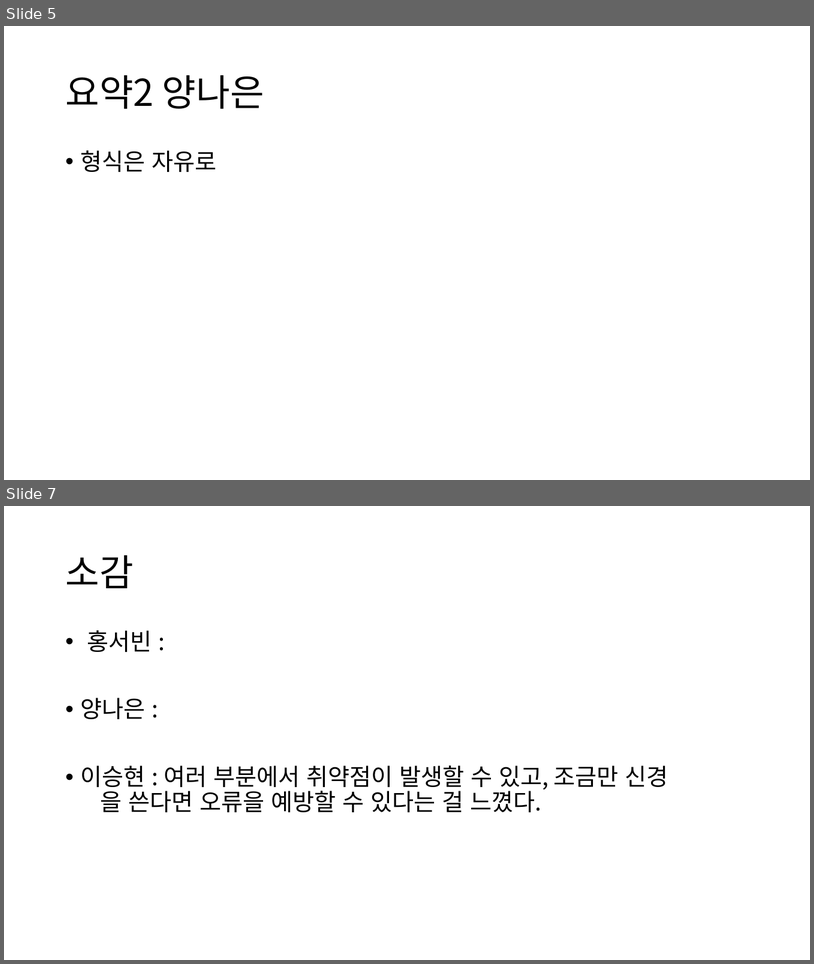
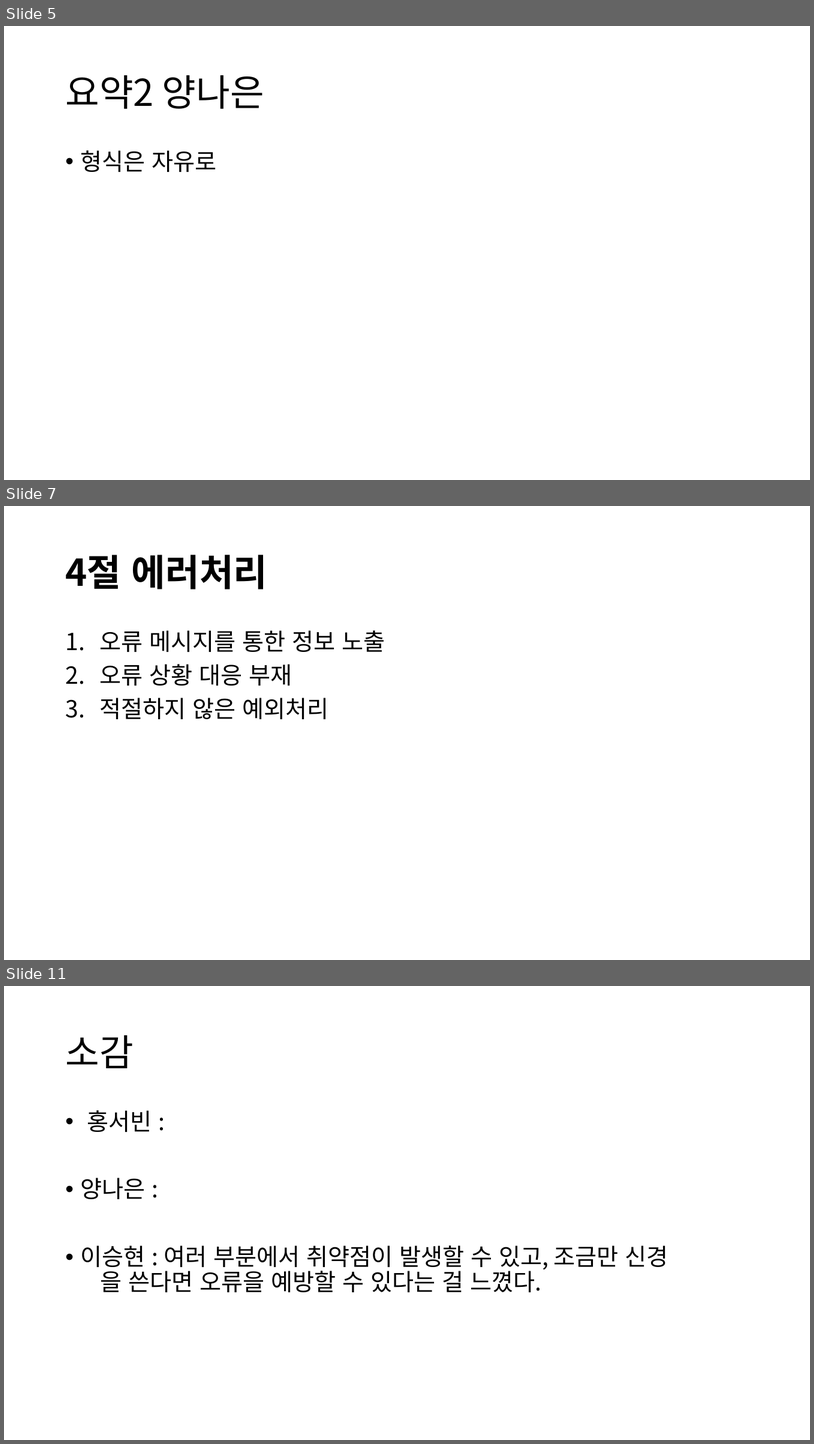
Before and after one commit to Klaxon9718/YUHAN_-security, a slide deck: 발표자료/Secure Coding 발표자료.pptx. Shown one above the other, each under a label of ours: slides 5 and 7 before the commit, slides 5, 7 and 11 after it; the slides between them are not shown. The pictures are 814x964 and 814x1444 pixels, drawn with LibreOffice and Linux fonts; fonts in the diff are those of the drawing. Boxes give left, top, right and bottom in pixels: in the first picture for what was removed or moved away, otherwise in the second. Text is boxed around its words. In the diff, an @@ line names an element or a change of style, - is before the commit and + after.

```diff
--- a/발표자료/Secure Coding 발표자료.pptx
+++ b/발표자료/Secure Coding 발표자료.pptx
@@ slide 7 added at bbox=[4, 506, 810, 960], background #FFFFFF @@
@@ title added at bbox=[65, 555, 268, 589], 44 pt, text #000000, bold @@
+4절 에러처리
@@ text added at bbox=[99, 630, 385, 719], 28 pt, text #000000 @@
+1. 오류 메시지를 통한 정보 노출
+2. 오류 상황 대응 부재
+3. 적절하지 않은 예외처리
@@ what was slide 7 is now slide 11 @@
```
Also in this commit, not shown: 4 other slides added, 1 slide removed.
